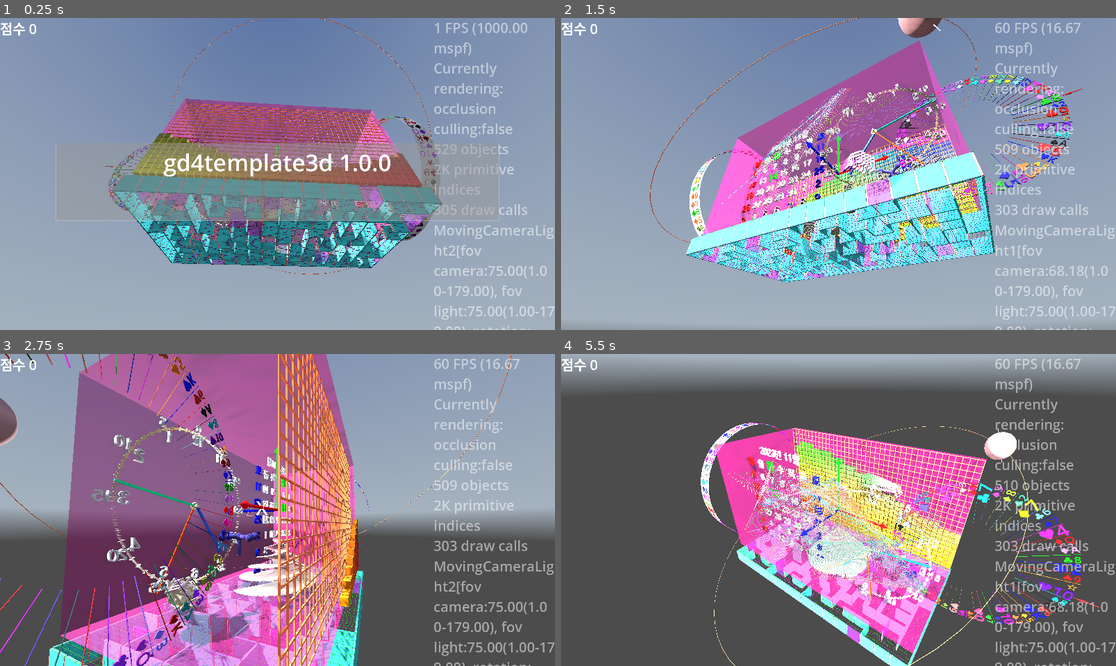
Above: before the commit, frames 1-4 (two rows, left to right).
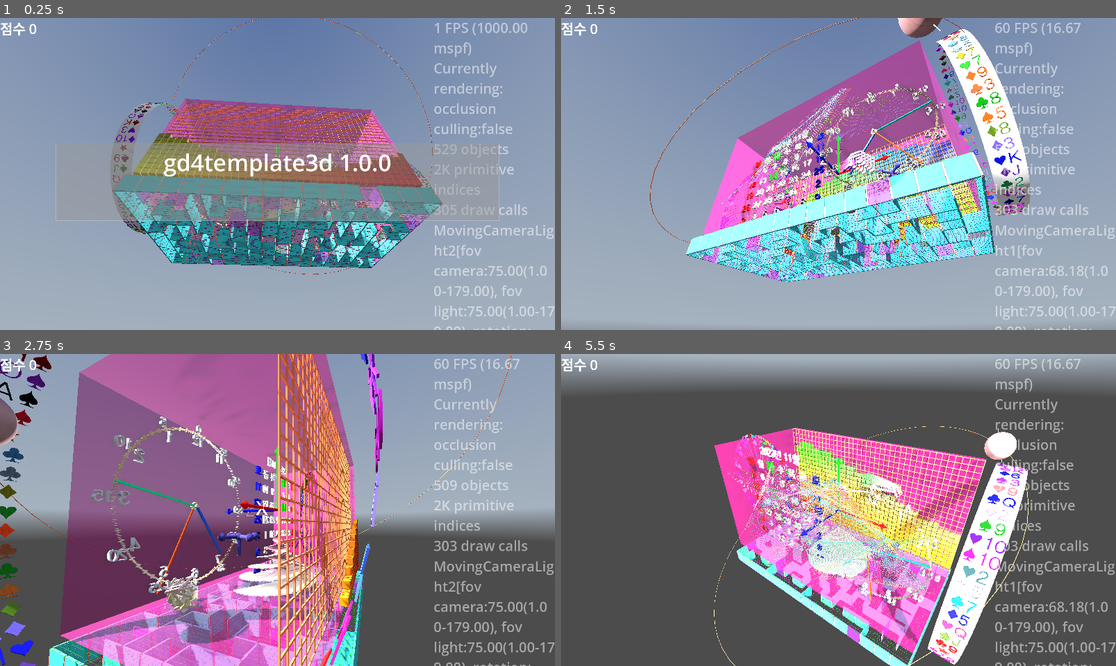
Above: after the commit, the same moments.

Repository: kasworld/gd4template3d
Game: Godot game, scene res://main.tscn
Two runs of this game, one before a commit and one after it. Both use one fixed random seed, a clock stepped at 60 frames per second and the inputs below. A sky picture missing from this copy of the repository is replaced by a grey-blue gradient.
Inputs (mouse positions are in pixels of both pictures, inside the frame that each line leads up to):
- Up to frame 1 (0.25 s): no input
- Up to frame 2 (1.5 s): tap Enter at 0.5, 0.6 s; move the mouse to (960, 158) at 0.52 s; click (960, 158) at 0.67 s; move the mouse to (727, 189) at 1.27 s; tap Delete at 1.35 s; click (727, 189) at 1.42 s
- Up to frame 3 (2.75 s): move the mouse to (333, 441) at 2.02 s; tap Enter at 2.1 s; click (333, 441) at 2.17 s
- Up to frame 4 (5.5 s): move the mouse to (810, 572) at 2.77 s; tap Delete at 2.85, 4.35 s; click (810, 572) at 2.92 s; move the mouse to (1005, 556) at 3.52 s; tap Enter at 3.6, 5.1 s; click (1005, 556) at 3.67 s; move the mouse to (672, 463) at 4.27 s; click (672, 463) at 4.42 s; move the mouse to (866, 510) at 5.02 s; click (866, 510) at 5.17 s

The runs differ from the first frame. In frame 1, 2.0% of the frame differs, in the area x 18-80%, y 25-72%; in frame 2, 7.0%; in frame 3, 7.6%; in frame 4, 8.6%, in the area x 25-97%, y 22-100%.

Commit message:
swap reel wheel pos

Diff:
--- a/main.gd
+++ b/main.gd
@@ -89,7 +89,7 @@
 	wheel.색설정하기(make_random_color(), make_random_color(), make_random_color() )
 	wheel.rotation_stopped.connect(wheel결과가결정됨)
 	add_child(wheel)
-	wheel.position = Vector3(WorldSize.x/2 + 2, 0,0)
+	wheel.position = Vector3( -WorldSize.x/2 - 2, 0,0)
 	wheel돌리기()
 
 func make_random_color() -> Color:
@@ -111,7 +111,7 @@
 	color_text_into_list.shuffle()
 	reel = preload("res://reel/reel.tscn").instantiate().init(0, symbol크기, color_text_into_list)
 	reel.rotation_stopped.connect(reel결과가결정됨)
-	reel.position = Vector3( -WorldSize.x/2 - symbol크기.x , 0, 0)
+	reel.position = Vector3( WorldSize.x/2 + symbol크기.x , 0, 0)
 	add_child(reel)
 	reel돌리기()
 
